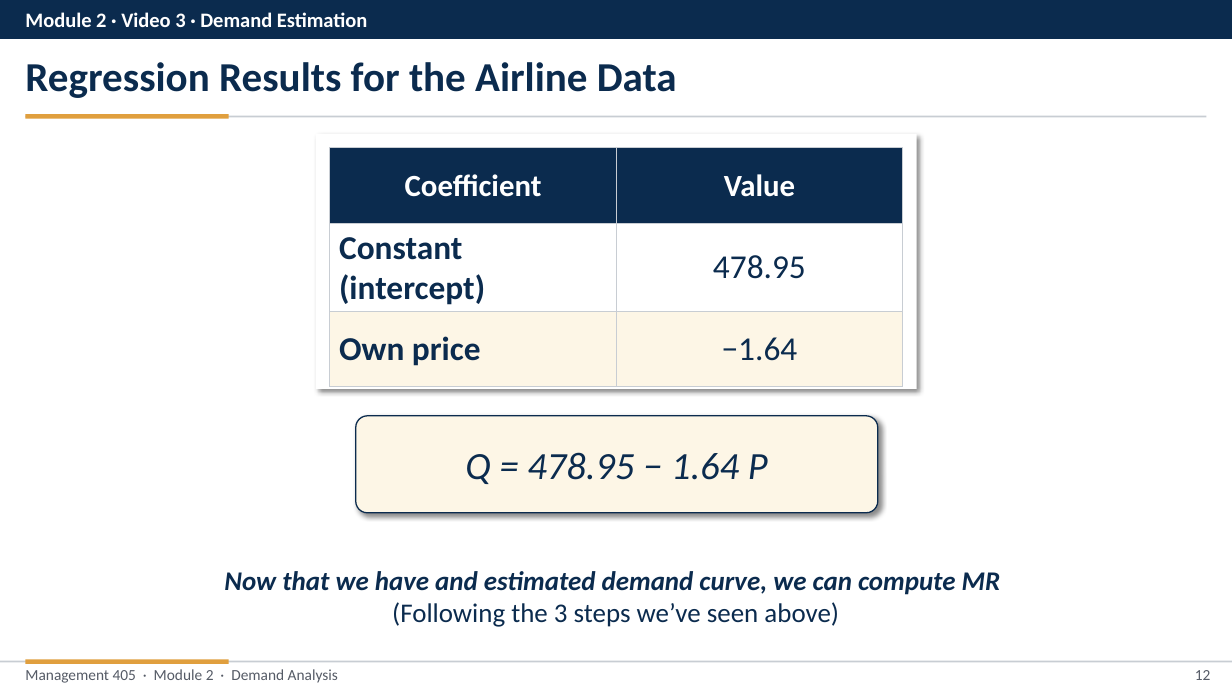
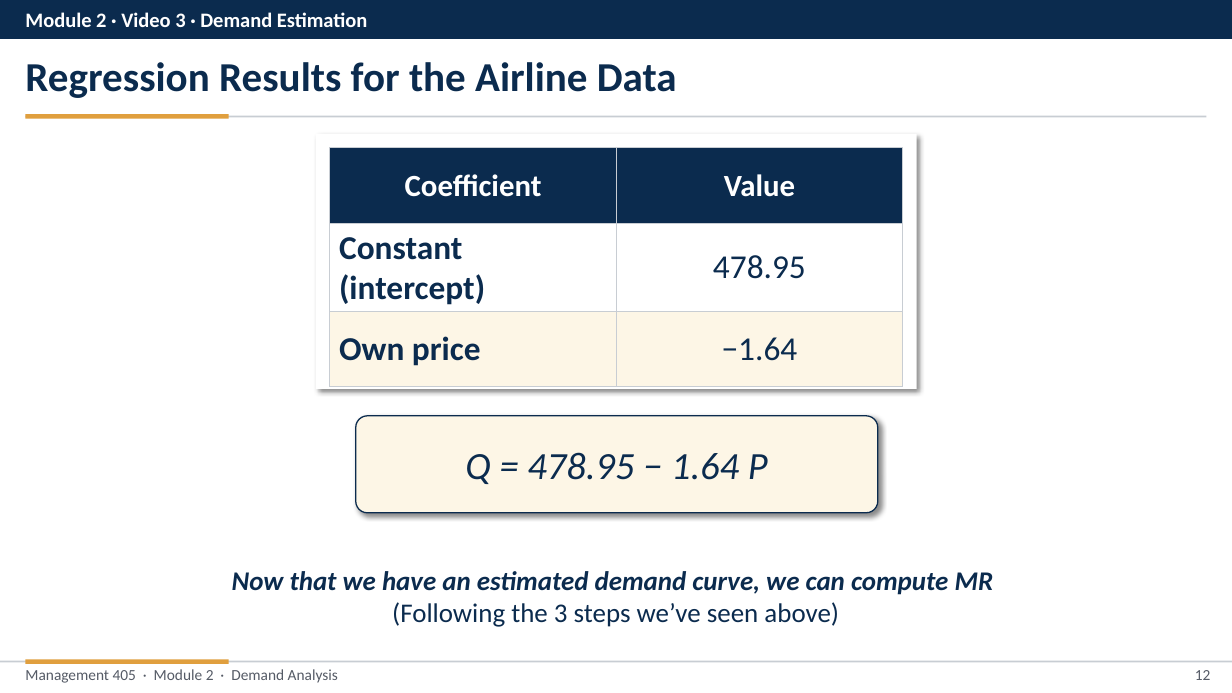
Before and after one commit to nvoigtla/Teaching, a slide deck: slide 12 of 405 Slide Revisions 2026/Module 2/Videos Final/Module 2 - Video 3 - Demand Estimation.pptx. Drawn at 1232x693 pixels with LibreOffice and Linux fonts; fonts in the diff are those of the drawing. Boxes give left, top, right and bottom in pixels: in the first picture for what was removed or moved away, otherwise in the second. Text is boxed around its words. In the diff, an @@ line names an element or a change of style, - is before the commit and + after.

```diff
--- a/405 Slide Revisions 2026/Module 2/Videos Final/Module 2 - Video 3 - Demand Estimation.pptx
+++ b/405 Slide Revisions 2026/Module 2/Videos Final/Module 2 - Video 3 - Demand Estimation.pptx
@@ text at (232, 571, 994, 627): text changed @@
-Now that we have and estimated demand curve, we can compute MR
-(Following the 3 steps we’ve seen above)
+Now that we have an estimated demand curve, we can compute MR
+(Following the 3 steps we’ve seen above)
```
Also in this commit, not shown: 22 other files.
